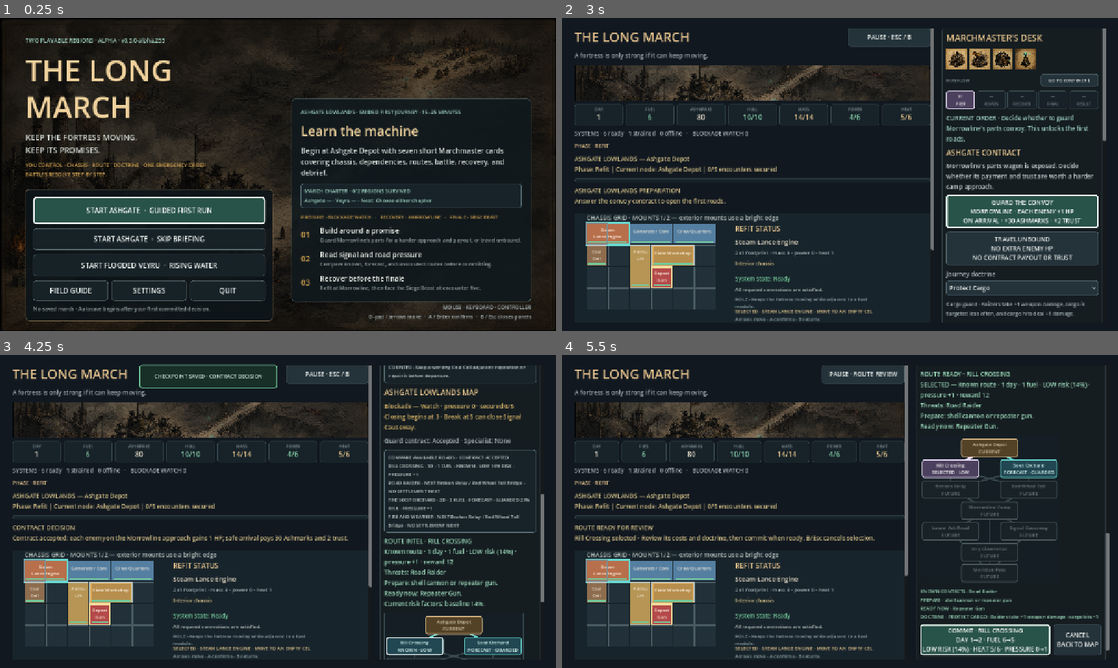
Above: before the commit, frames 1-4 (two rows, left to right).
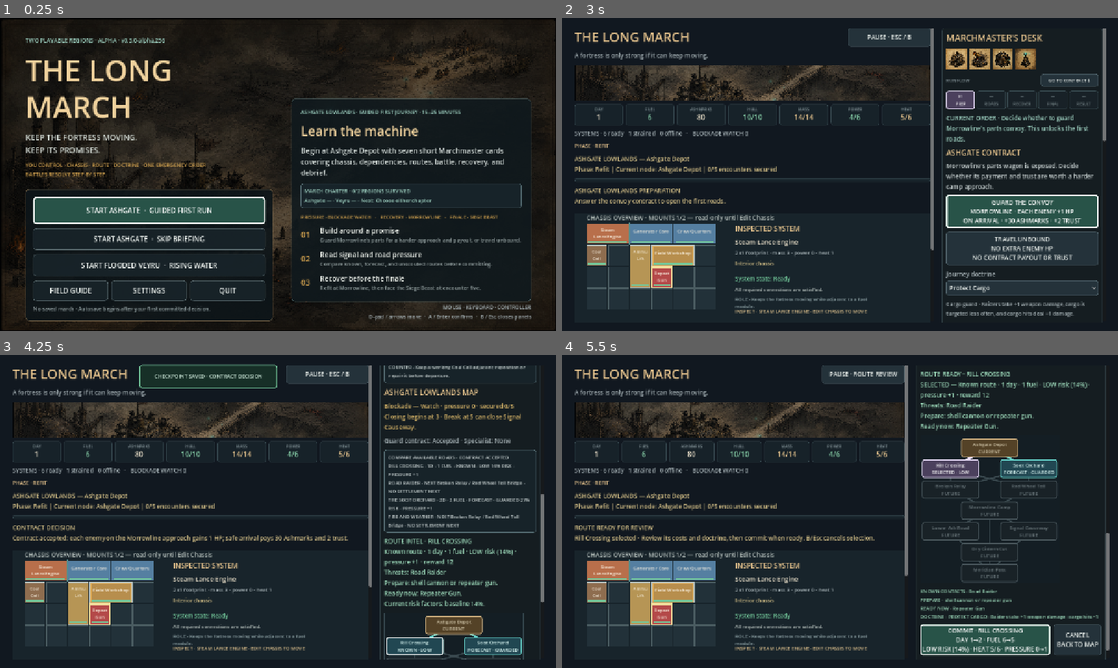
Above: after the commit, the same moments.

Repository: raphaelroshan/the-long-march
Game: Godot game, scene res://scenes/App.tscn
Same seed, same stepped clock (60 frames per second), same inputs: the game is played once before the commit and once after it.
Inputs:
- Up to frame 1 (0.25 s): no input
- Up to frame 2 (3 s): click "START ASHGATE · GUIDED FIRST …" at 0.5 s; click "GO TO CONTRACT ↓" at 1.25 s; click "GO TO CONTRACT ↓" at 2 s; click "SKIP FOR THIS RUN" at 2.75 s
- Up to frame 3 (4.25 s): click "GUARD THE CONVOY MORROWLINE ·…" at 3.5 s
- Up to frame 4 (5.5 s): click "Rill Crossing KNOWN · LOW" at 4.25 s; click "Rill Crossing SELECTED · LOW" at 5 s

The runs differ from the first frame. In frame 1, less than 0.1% of the frame differs, in the area x 29-30%, y 6-8%; in frame 2, 0.9%, in the area x 4-56%, y 62-97%; in frame 3, 0.9%; in frame 4, 0.9%.

Commit message:
feat: clarify chassis interaction modes
Separate passive system inspection from active placement so the opening contract and chassis no longer communicate conflicting actions.

Diff:
--- a/project.godot
+++ b/project.godot
@@ -4,7 +4,7 @@
 
 [application]
 config/name="The Long March"
-config/version="0.3.0-alpha.255"
+config/version="0.3.0-alpha.256"
 run/main_scene="res://scenes/App.tscn"
 config/features=PackedStringArray("4.4", "GL Compatibility")
 
--- a/src/ui/main.gd
+++ b/src/ui/main.gd
@@ -478,6 +478,7 @@
 
 func _refresh_controller_copy() -> void:
 	if focus_chassis_button != null:
+		focus_chassis_button.text = "EDIT CHASSIS · ARROWS + %s" % _controller_confirm_label()
 		focus_chassis_button.tooltip_text = "Move keyboard or controller focus to the chassis. Use arrows to move, %s to select or place, and %s to return." % [_confirm_shortcut(), _cancel_shortcut()]
 	if combat_inspect_button != null:
 		combat_inspect_button.tooltip_text = "Move keyboard or controller focus to the chassis. Choose a system with %s to return directly to Seal Compartment." % _confirm_shortcut()
@@ -705,7 +706,7 @@
 	module_group = _labeled_control("Module", module_option)
 	controls.add_child(module_group)
 	focus_chassis_button = Button.new()
-	focus_chassis_button.text = "EDIT CHASSIS · ARROWS + A"
+	focus_chassis_button.text = "EDIT CHASSIS"
 	focus_chassis_button.tooltip_text = "Move keyboard or controller focus to the chassis. Use arrows to move, A or Enter to select or place, and B or Escape to return."
 	focus_chassis_button.pressed.connect(_focus_chassis_for_refit)
 	controls.add_child(focus_chassis_button)
@@ -2567,7 +2568,7 @@
 			_module_power_text(selected_definition),
 			int(selected_definition.get("heat", 0)),
 			mount_text,
-			"Selected on chassis; choose an empty cell to move it." if not selected_installed.is_empty() else "Choose an empty cell to place it.",
+			"On chassis for inspection. Use Edit Chassis or click the grid to move it." if not selected_installed.is_empty() else "Stored for placement. Use Edit Chassis or click an empty grid cell.",
 			dependency_text,
 			String(selected_definition.get("capability", "No field capability recorded.")),
 			capacity_warning
@@ -2811,7 +2812,7 @@
 		var active_risk := state.current_route_risk
 		_set_route_preview("On the road — risk %.0f%%, pressure %d, doctrine %s." % [active_risk * 100.0, state.encounter_pressure, state.encounter_target_doctrine.replace("_", " ").capitalize()], "safe" if active_risk <= 0.18 else ("warning" if active_risk <= 0.32 else "danger"))
 	var focus_owner := get_viewport().gui_get_focus_owner()
-	if campaign_map.visible and focus_owner in campaign_node_buttons:
+	if campaign_map.visible and focus_owner is Button and focus_owner in campaign_node_buttons:
 		var focused_node_id := String(focus_owner.get_meta("node_id", ""))
 		_on_campaign_node_inspected(focused_node_id, campaign_map.detail_for(focused_node_id))
 	var dependencies: Dictionary = snapshot.dependencies
@@ -3297,6 +3298,7 @@
 	var hull_under_threat: bool = false
 	var controller_confirm_label: String = "A"
 	var controller_cancel_label: String = "B"
+	var pointer_inside: bool = false
 	var family_colors := {
 		"engine": Color("#b86f4b"),
 		"weapon": Color("#b44949"),
@@ -3315,6 +3317,12 @@
 		_refresh_controller_tooltip()
 		focus_entered.connect(queue_redraw)
 		focus_exited.connect(queue_redraw)
+		mouse_entered.connect(_set_pointer_inside.bind(true))
+		mouse_exited.connect(_set_pointer_inside.bind(false))
+
+	func _set_pointer_inside(value: bool) -> void:
+		pointer_inside = value
+		queue_redraw()
 
 	func set_controller_labels(confirm_label: String, cancel_label: String) -> void:
 		controller_confirm_label = confirm_label
@@ -3349,9 +3357,25 @@
 			if not hovered.is_empty():
 				var hovered_name := String(state.module_definition(String(hovered.get("id", ""))).get("name", "module")).to_upper()
 				if selected_cell in state.occupied_cells(hovered):
-					return "SELECTED · %s · MOVE TO AN EMPTY CELL" % hovered_name
-				return "SELECT %s · %s / ENTER TO INSPECT" % [hovered_name, controller_confirm_label]
+					if has_focus():
+						return "SELECTED · %s · MOVE TO AN EMPTY CELL" % hovered_name
+					return "INSPECT · %s · EDIT CHASSIS TO MOVE" % hovered_name
+				if has_focus():
+					return "SELECT %s · %s / ENTER TO INSPECT" % [hovered_name, controller_confirm_label]
+				return "CLICK TO INSPECT · %s" % hovered_name
 		var validation := _placement_validation()
+		if not has_focus():
+			if not pointer_inside:
+				var selected_name := String(state.module_definition(placement_module_id).get("name", "module")).to_upper()
+				if selected_cell.x < 0:
+					if bool(validation.get("ok", false)):
+						return "STORED · %s · OPEN EDIT CHASSIS TO PLACE" % selected_name
+					return "PLACEMENT BLOCKED · %s" % String(validation.get("reason", "invalid placement")).to_upper()
+				return "INSPECT · %s · OPEN EDIT CHASSIS" % selected_name
+			var pointer_action := "MOVE HERE" if selected_cell.x >= 0 else "PLACE HERE"
+			if bool(validation.get("ok", false)):
+				return "CLICK TO %s" % pointer_action
+			return "PREVIEW BLOCKED · %s" % String(validation.get("reason", "invalid placement")).to_upper()
 		if bool(validation.get("ok", false)):
 			return "PLACEMENT READY · %s / ENTER TO APPLY" % controller_confirm_label
 		return "BLOCKED · %s" % String(validation.get("reason", "invalid placement")).to_upper()
@@ -3368,7 +3392,7 @@
 	func interaction_heading() -> String:
 		var mount_status := "MOUNTS %d/%d" % [exterior_mount_count(), LongMarchState.MAX_EXTERIOR_MOUNTS]
 		if not has_focus():
-			return "CHASSIS GRID · %s — exterior mounts use a bright edge" % mount_status
+			return "CHASSIS OVERVIEW · %s — read-only until Edit Chassis" % mount_status
 		if state != null and state.can_refit():
 			return "CHASSIS EDIT MODE · %s — arrows move · %s acts · %s returns" % [mount_status, controller_confirm_label, controller_cancel_label]
 		return "CHASSIS INSPECTION · %s — arrows move · %s selects · %s returns" % [mount_status, controller_confirm_label, controller_cancel_label]
@@ -3487,7 +3511,10 @@
 
 	func _draw_refit_details() -> void:
 		var x := 370.0
-		draw_string(ThemeDB.fallback_font, Vector2(x, 40), "REFIT STATUS" if state != null and state.can_refit() else "SYSTEM STATUS", HORIZONTAL_ALIGNMENT_LEFT, 300, 16, Color("#e8c58e"))
+		var detail_heading := "SYSTEM STATUS"
+		if state != null and state.can_refit():
+			detail_heading = "REFIT STATUS" if has_focus() else "INSPECTED SYSTEM"
+		draw_string(ThemeDB.fallback_font, Vector2(x, 40), detail_heading, HORIZONTAL_ALIGNMENT_LEFT, 300, 16, Color("#e8c58e"))
 		if state == null or placement_module_id.is_empty():
 			return
 		var definition := state.module_definition(placement_module_id)
@@ -3514,7 +3541,8 @@
 			var placement_validation := _placement_validation()
 			var status_color := Color("#f0cf96") if not hovered.is_empty() else (Color("#73c99b") if bool(placement_validation.get("ok", false)) else Color("#ef8375"))
 			draw_string(ThemeDB.fallback_font, Vector2(x, 228), placement_status_text(), HORIZONTAL_ALIGNMENT_LEFT, 320, 11, status_color)
-			draw_string(ThemeDB.fallback_font, Vector2(x, 246), "Arrows move · %s confirms · %s returns" % [controller_confirm_label, controller_cancel_label], HORIZONTAL_ALIGNMENT_LEFT, 320, 11, Color("#8fa3a7"))
+			if has_focus():
+				draw_string(ThemeDB.fallback_font, Vector2(x, 246), "Arrows move · %s confirms · %s returns" % [controller_confirm_label, controller_cancel_label], HORIZONTAL_ALIGNMENT_LEFT, 320, 11, Color("#8fa3a7"))
 		else:
 			draw_string(ThemeDB.fallback_font, Vector2(x, 228), locked_mode_help_text(), HORIZONTAL_ALIGNMENT_LEFT, 320, 11, Color("#b9c3bf"))
 
@@ -3558,7 +3586,8 @@
 			if String(instance.get("id", "")) in combat_target_ids:
 				draw_rect(rect.grow(3), Color("#ff806f"), false, 4.0)
 			if selected_cell in state.occupied_cells(instance):
-				draw_rect(rect.grow(2), Color("#69d8cf"), false, 3.0)
-		var cursor_rect := Rect2(ORIGIN + Vector2(cursor_cell.x * CELL, cursor_cell.y * CELL), Vector2(CELL - 3, CELL - 3))
-		draw_rect(cursor_rect, Color("#e8c58e") if has_focus() else Color("#7d8f93"), false, 2.0)
+				draw_rect(rect.grow(2), Color("#69d8cf") if has_focus() else Color("#568d8c"), false, 3.0 if has_focus() else 2.0)
+		if has_focus() or pointer_inside:
+			var cursor_rect := Rect2(ORIGIN + Vector2(cursor_cell.x * CELL, cursor_cell.y * CELL), Vector2(CELL - 3, CELL - 3))
+			draw_rect(cursor_rect, Color("#e8c58e") if has_focus() else Color("#7d8f93"), false, 2.0)
 		_draw_refit_details()
--- a/tests/test_app_shell.gd
+++ b/tests/test_app_shell.gd
@@ -261,7 +261,7 @@
 	await process_frame
 	_expect(app.game_view != null and app.game_view.state.campaign_region_id == "flooded_veyru" and app.game_view.state.current_location == "lantern_quay", "the Field Guide should open Flooded Veyru directly as a separate chapter at Lantern Quay")
 	_expect(app.game_view.high_contrast_enabled and app.game_view.theme.get_stylebox("focus", "Button").border_width_left  …(233 unchanged characters)…
-	_expect(app.game_view.controller_layout_id == "east_confirm" and app.game_view.pause_button.text.contains("ESC / A") and app.game_view.focus_chassis_button.tooltip_text.contains("B / Enter") and app.game_view.fortress_panel.controller_cancel_label == "A", "a newly opened playable stage should inherit the remapped face buttons and matching visible instructions")
+	_expect(app.game_view.controller_layout_id == "east_confirm" and app.game_view.pause_button.text.contains("ESC / A") and app.game_view.focus_chassis_button.text.contains("ARROWS + B") and app.game_view.focus_chassis_button.tooltip_text.contains("B / Enter") and app.game_view.fortress_panel.controller_cancel_label == "A", "a newly opened playable stage should inherit the remapped face buttons in both its visible edit action and detailed instructions")
 	var controller_copy_phase: String = app.game_view.state.phase
 	app.game_view.state.phase = "results"
 	app._refresh_controller_copy()
--- a/tests/test_prototype_flow.gd
+++ b/tests/test_prototype_flow.gd
@@ -179,6 +179,8 @@
 	_expect(game.contract_accept_button.get_node_or_null(game.contract_accept_button.focus_neighbor_bottom) == game.contra …(226 unchanged characters)…
 	_expect(game.how_to_play_button.get_node_or_null(game.how_to_play_button.focus_neighbor_bottom) == game.contract_accept_button, "planning controls should wrap to the current mandatory decision")
 	_expect(game.current_order_button.text == "GO TO CONTRACT ↓" and game.current_order_button.tooltip_text.contains("without activating it"), "the persistent jump action should name the opening contract without implying activation")
+	_expect(not game.fortress_panel.has_focus() and game.fortress_panel.interaction_heading().contains("CHASSIS OVERVIEW") and game.fortress_panel.placement_status_text().begins_with("INSPECT") and game.fortress_panel.placement_status_text().contains("EDIT CHASSIS TO MOVE"), "the untouched opening should present the selected engine as passive inspection rather than an active move command")
+	_expect(game.refit_label.text.contains("On chassis for inspection") and game.refit_label.text.contains("Use Edit Chassis or click the grid to move it"), "the opening module summary should explain how inspection becomes an intentional refit action")
 	game.how_to_play_button.grab_focus()
 	await process_frame
 	await process_frame
@@ -209,7 +211,7 @@
 	game.module_option.item_selected.emit(cannon_index)
 	await process_frame
 	_expect(game.selected_module_cell.x < 0 and game.module_option.get_item_text(cannon_index).contains("STORED"), "the module picker should distinguish stored modules ready for placement")
-	_expect(game.refit_label.text.contains("power −2") and game.refit_label.text.contains("Deals 3 damage to Raiders and Siege Beasts") and game.refit_label.text.contains("adjacent ammunition"), "stored module planning should show Shell Cannon consumption and explain its exact combat role and dependency")
+	_expect(game.refit_label.text.contains("power −2") and game.refit_label.text.contains("Stored for placement") and game.refit_label.text.contains("Deals 3 damage to Raiders and Siege Beasts") and game.refit_label.text.contains("adjacent ammunition"), "stored module planning should distinguish inspection from placement while showing Shell Cannon consumption, role, and dependency")
 	_expect(game.fortress_panel.cursor_cell == Vector2i(0, 2) and game.fortress_panel.placement_status_text().contains("MA …(215 unchanged characters)…
 	var stored_cannon: Dictionary = {}
 	for index in range(game.state.stored_modules.size()):
@@ -242,6 +244,7 @@
 	game.focus_chassis_button.pressed.emit()
 	await process_frame
 	await process_frame
+	game._refresh_ui()
 	_expect(game.fortress_panel.has_focus() and game.fortress_panel.cursor_cell == game.selected_module_cell and game.fort …(241 unchanged characters)…
 	_expect(game.pause_button.text.contains("CHASSIS ACTIVE") and game.pause_button.tooltip_text.contains("leaves chassis inspection first"), "the persistent pause action should not claim that B or Escape pauses while chassis controls own cancel")
 	_expect(game.left_scroll.get_global_rect().encloses(game.fortress_panel.get_global_rect()), "entering chassis edit mode should reveal the complete grid")
--- a/tools/ci_manifest.json
+++ b/tools/ci_manifest.json
@@ -1,7 +1,7 @@
 {
   "slug": "the-long-march",
   "display_name": "The Long March",
-  "prototype_version": "0.3.0-alpha.255",
+  "prototype_version": "0.3.0-alpha.256",
   "playtest_ready": true,
   "godot_test": "res://tests/test_fortress_state.gd",
   "primary_repo": "raphaelroshan/the-long-march",
Not shown, changed: export_presets.cfg
Not shown, changed: README.md
Not shown, added: design/chassis_interaction_modes.md
Not shown, changed: docs/agent_feeding_guide.md
Not shown, changed: docs/agent_handoff_roadmap.md
Not shown, changed: docs/decision_log.md
Not shown, changed: docs/internal_test_release.md
Not shown, changed: docs/playtest_guide.md
